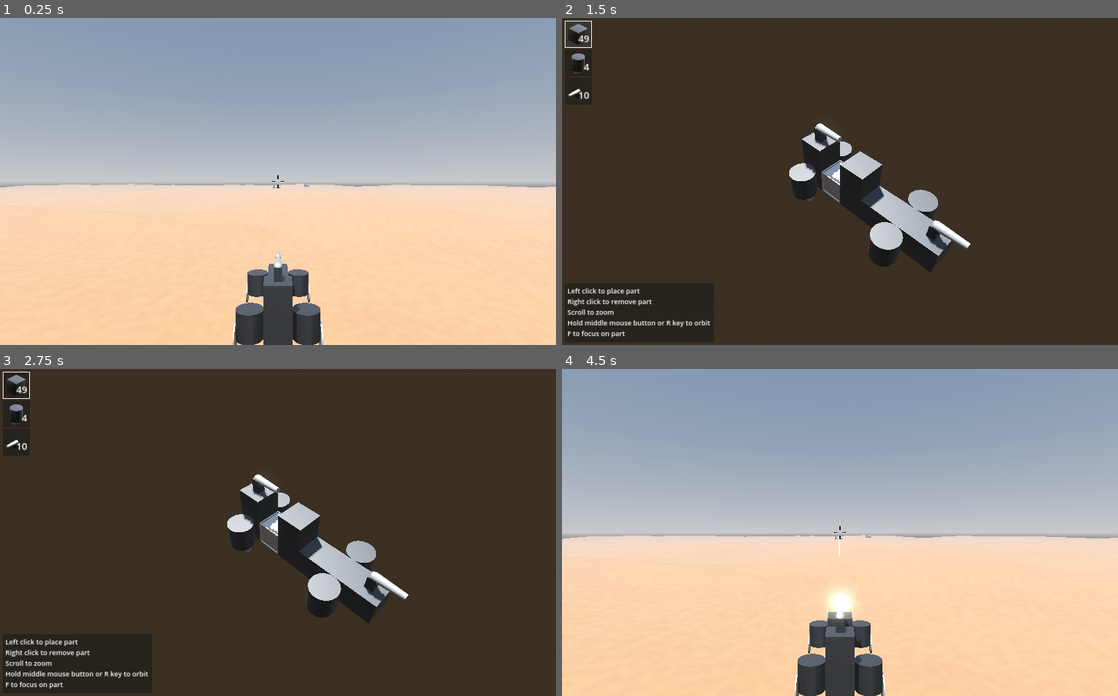
Above: before the commit, frames 1-4 (two rows, left to right).
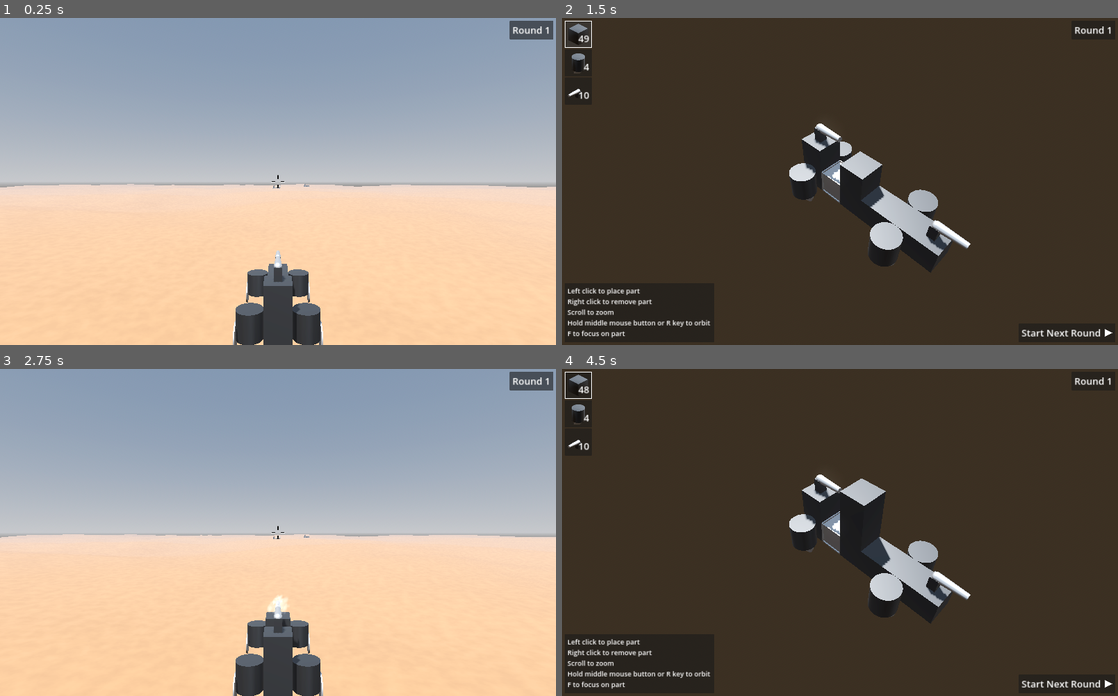
Above: after the commit, the same moments.

Repository: mcjohnalds/metal-skirmish
Game: Godot game, scene res://scenes/main.tscn
Same seed, same stepped clock (60 frames per second), same inputs: the game is played once before the commit and once after it.
Inputs (mouse positions are in pixels of both pictures, inside the frame that each line leads up to):
- Up to frame 1 (0.25 s): no input
- Up to frame 2 (1.5 s): tap Enter at 0.5 s; move the mouse to (867, 181) at 0.52 s; hold W (move_forward) 0.53-1.25 s; hold Tab (switch_scene) 0.53-1.25 s; click (867, 181) at 0.67 s; click (578, 34) at 1.25 s
- Up to frame 3 (2.75 s): click (505, 682) at 2.02 s
- Up to frame 4 (4.5 s): tap Enter at 2.75, 3.5, 4.25 s; move the mouse to (728, 548) at 2.77 s; hold S (move_backward) 2.78-3.53 s; tap R (orbit) at 2.85 s; click (728, 548) at 2.92 s; tap Tab (switch_scene) at 3.05, 3.8, 4.35 s; move the mouse to (851, 525) at 3.52 s; hold F (recenter) 3.53-4.28 s; hold W (move_forward) from 3.53 s (still down); click (851, 525) at 3.67 s; move the mouse to (812, 597) at 4.27 s; click (812, 597) at 4.42 s

The runs differ from the first frame. In frame 1, 0.4% of the frame differs, in the area x 91-100%, y 0-7%; in frame 2, 0.3%; in frame 3, 99%; in frame 4, 99%, in the area x 0-100%, y 0-100%.

Commit message:
game loop

Diff:
--- a/misc/theme.tres
+++ b/misc/theme.tres
@@ -1,13 +1,21 @@
 [gd_resource type="Theme" format=3 uid="uid://7ocngskwpd65"]
 
 [resource]
+BodyLarge/base_type = &"Label"
+BodyLarge/font_sizes/font_size = 42
 BodyMedium/base_type = &"Label"
 BodyMedium/font_sizes/font_size = 35
 BodySmall/base_type = &"Label"
 BodySmall/font_sizes/font_size = 25
+Button/font_sizes/font_size = 30
 Label/colors/font_color = Color(1, 1, 1, 1)
 MarginMedium/base_type = &"MarginContainer"
 MarginMedium/constants/margin_bottom = 10
 MarginMedium/constants/margin_left = 10
 MarginMedium/constants/margin_right = 10
 MarginMedium/constants/margin_top = 10
+MarginSmall/base_type = &"MarginContainer"
+MarginSmall/constants/margin_bottom = 5
+MarginSmall/constants/margin_left = 5
+MarginSmall/constants/margin_right = 5
+MarginSmall/constants/margin_top = 0
--- a/scenes/arena.tscn
+++ b/scenes/arena.tscn
@@ -13,6 +13,8 @@
 [ext_resource type="Texture2D" uid="uid://bbtqr2hm207xu" path="res://textures/terrain_height_map.tres" id="11_y56ws"]
 [ext_resource type="Texture2D" uid="uid://7cgcov13neb2" path="res://textures/terrain_normal_map.tres" id="12_xpnd7"]
 [ext_resource type="Texture2D" uid="uid://btykjkru56eb8" path="res://textures/crosshair.svg" id="13_cprpm"]
+[ext_resource type="PackedScene" uid="uid://270hj1ge6dxn" path="res://scenes/round_counter.tscn" id="14_ar3fi"]
+[ext_resource type="PackedScene" uid="uid://dumuf1e8lfu48" path="res://scenes/next_button.tscn" id="15_tpeo3"]
 
 [sub_resource type="SphereShape3D" id="SphereShape3D_agf0a"]
 radius = 7.375
@@ -51,7 +53,7 @@
 
 [node name="Environment" parent="." instance=ExtResource("2_lr0bs")]
 
-[node name="Enemy1" type="RigidBody3D" parent="."]
+[node name="Enemy1" type="RigidBody3D" parent="." groups=["vehicles"]]
 transform = Transform3D(0.453571, 0, -0.89122, 0, 1, 0, 0.89122, 0, 0.453571, 14.7995, 10.831, -27.4631)
 collision_mask = 3
 mass = 1000.0
@@ -105,7 +107,7 @@
 transform = Transform3D(1, 0, -5.06299e-09, 0, 1, 0, -7.43555e-09, 0, 1, 0, 0, 5.76094)
 shape = SubResource("SphereShape3D_agf0a")
 
-[node name="Enemy2" type="RigidBody3D" parent="."]
+[node name="Enemy2" type="RigidBody3D" parent="." groups=["vehicles"]]
 transform = Transform3D(0.453571, 0, -0.89122, 0, 1, 0, 0.89122, 0, 0.453571, -17.8738, 10.831, 59.0842)
 collision_mask = 3
 mass = 1000.0
@@ -187,6 +189,8 @@
 grow_vertical = 2
 scale = Vector2(0.5, 0.5)
 pivot_offset = Vector2(50, 50)
+size_flags_horizontal = 4
+size_flags_vertical = 4
 texture = ExtResource("13_cprpm")
 expand_mode = 1
 
@@ -198,3 +202,93 @@
 
 [node name="PlayerSpawnPoint" type="Node3D" parent="."]
 transform = Transform3D(1, 0, 0, 0, 1, 0, 0, 0, 1, 12.0501, 10.831, -241.678)
+
+[node name="RoundCompleteControl" type="PanelContainer" parent="."]
+visible = false
+anchors_preset = 8
+anchor_left = 0.5
+anchor_top = 0.5
+anchor_right = 0.5
+anchor_bottom = 0.5
+offset_left = -89.0
+offset_top = -162.5
+offset_right = 89.0
+offset_bottom = -93.5
+grow_horizontal = 2
+grow_vertical = 2
+
+[node name="MarginContainer" type="MarginContainer" parent="RoundCompleteControl"]
+layout_mode = 2
+size_flags_horizontal = 4
+size_flags_vertical = 4
+theme_type_variation = &"MarginMedium"
+
+[node name="Label" type="Label" parent="RoundCompleteControl/MarginContainer"]
+layout_mode = 2
+theme_type_variation = &"BodyLarge"
+text = "Round Complete"
+horizontal_alignment = 2
+
+[node name="MarginContainer" type="MarginContainer" parent="."]
+anchors_preset = 15
+anchor_right = 1.0
+anchor_bottom = 1.0
+grow_horizontal = 2
+grow_vertical = 2
+theme_type_variation = &"MarginMedium"
+
+[node name="RoundCounter" parent="MarginContainer" instance=ExtResource("14_ar3fi")]
+layout_mode = 2
+size_flags_horizontal = 8
+size_flags_vertical = 0
+
+[node name="GameOverControl" type="Panel" parent="."]
+visible = false
+anchors_preset = 8
+anchor_left = 0.5
+anchor_top = 0.5
+anchor_right = 0.5
+anchor_bottom = 0.5
+offset_left = -173.0
+offset_top = -115.0
+offset_right = 173.0
+offset_bottom = 115.0
+grow_horizontal = 2
+grow_vertical = 2
+
+[node name="Label" type="Label" parent="GameOverControl"]
+layout_mode = 1
+anchors_preset = 5
+anchor_left = 0.5
+anchor_right = 0.5
+offset_left = -113.5
+offset_top = 32.0
+offset_right = 113.5
+offset_bottom = 90.0
+grow_horizontal = 2
+size_flags_vertical = 1
+theme_type_variation = &"BodyLarge"
+text = "Game Over"
+horizontal_alignment = 1
+vertical_alignment = 1
+
+[node name="NextRoundButton" parent="GameOverControl" instance=ExtResource("15_tpeo3")]
+layout_mode = 1
+anchors_preset = 7
+anchor_left = 0.5
+anchor_top = 1.0
+anchor_right = 0.5
+anchor_bottom = 1.0
+offset_left = -92.0
+offset_top = -101.0
+offset_right = 93.0
+offset_bottom = -32.0
+grow_horizontal = 2
+grow_vertical = 0
+size_flags_horizontal = 0
+size_flags_vertical = 0
+
+[node name="Label" parent="GameOverControl/NextRoundButton/MarginContainer/HBoxContainer" index="0"]
+text = "Restart"
+
+[editable path="GameOverControl/NextRoundButton"]
--- a/scenes/garage.tscn
+++ b/scenes/garage.tscn
@@ -8,6 +8,8 @@
 [ext_resource type="PackedScene" uid="uid://dhjl4ne7kf1gk" path="res://scenes/wheel_part.tscn" id="6_fa7mk"]
 [ext_resource type="PackedScene" uid="uid://4fui5v13ebcj" path="res://scenes/gun_part.tscn" id="7_5kapl"]
 [ext_resource type="PackedScene" uid="uid://dpxap1qdqn84w" path="res://scenes/block_face_indicator.tscn" id="8_anrx1"]
+[ext_resource type="PackedScene" uid="uid://270hj1ge6dxn" path="res://scenes/round_counter.tscn" id="9_eo1ru"]
+[ext_resource type="PackedScene" uid="uid://dumuf1e8lfu48" path="res://scenes/next_button.tscn" id="10_cw7mr"]
 
 [node name="Garage" type="Node3D"]
 script = ExtResource("1_ymf2g")
@@ -23,9 +25,10 @@
 [node name="BlockFaceIndicator" parent="." instance=ExtResource("8_anrx1")]
 
 [node name="MarginContainer" type="MarginContainer" parent="."]
-anchors_preset = 9
+anchors_preset = 15
+anchor_right = 1.0
 anchor_bottom = 1.0
-offset_right = 249.0
+grow_horizontal = 2
 grow_vertical = 2
 theme_type_variation = &"MarginMedium"
 
@@ -78,6 +81,18 @@
 F to focus on part"
 vertical_alignment = 2
 
+[node name="RoundCounter" parent="MarginContainer" instance=ExtResource("9_eo1ru")]
+layout_mode = 2
+size_flags_horizontal = 8
+size_flags_vertical = 0
+
+[node name="NextRoundButton" parent="MarginContainer" instance=ExtResource("10_cw7mr")]
+layout_mode = 2
+
+[node name="Label" parent="MarginContainer/NextRoundButton/MarginContainer/HBoxContainer" index="0"]
+text = "Start Next Round"
+
 [editable path="MarginContainer/VBoxContainer/ArmorPartButton"]
 [editable path="MarginContainer/VBoxContainer/WheelPartButton"]
 [editable path="MarginContainer/VBoxContainer/GunPartButton"]
+[editable path="MarginContainer/NextRoundButton"]
--- /dev/null
+++ b/scenes/next_button.tscn
@@ -0,0 +1,37 @@
+[gd_scene load_steps=2 format=3 uid="uid://dumuf1e8lfu48"]
+
+[ext_resource type="Texture2D" uid="uid://bqs7oeib4gnou" path="res://textures/triangle_right_icon.png" id="1_dbqhm"]
+
+[node name="NextRoundButton" type="MarginContainer"]
+size_flags_horizontal = 8
+size_flags_vertical = 8
+
+[node name="Button" type="Button" parent="."]
+layout_mode = 2
+
+[node name="MarginContainer" type="MarginContainer" parent="."]
+layout_mode = 2
+mouse_filter = 2
+theme_type_variation = &"MarginMedium"
+
+[node name="HBoxContainer" type="HBoxContainer" parent="MarginContainer"]
+layout_mode = 2
+mouse_filter = 2
+
+[node name="Label" type="Label" parent="MarginContainer/HBoxContainer"]
+layout_mode = 2
+theme_type_variation = &"BodyMedium"
+text = "Next Foo"
+
+[node name="MarginContainer" type="MarginContainer" parent="MarginContainer/HBoxContainer"]
+layout_mode = 2
+mouse_filter = 2
+theme_override_constants/margin_left = 10
+theme_override_constants/margin_top = 10
+theme_override_constants/margin_bottom = 10
+
+[node name="TextureRect" type="TextureRect" parent="MarginContainer/HBoxContainer/MarginContainer"]
+layout_mode = 2
+mouse_filter = 2
+texture = ExtResource("1_dbqhm")
+expand_mode = 3
--- /dev/null
+++ b/scenes/round_counter.tscn
@@ -0,0 +1,22 @@
+[gd_scene load_steps=2 format=3 uid="uid://270hj1ge6dxn"]
+
+[ext_resource type="Script" path="res://scripts/round_counter.gd" id="1_a8j46"]
+
+[node name="RoundCounter" type="PanelContainer"]
+anchors_preset = 1
+anchor_left = 1.0
+anchor_right = 1.0
+offset_left = -40.0
+offset_bottom = 40.0
+grow_horizontal = 0
+script = ExtResource("1_a8j46")
+
+[node name="MarginContainer" type="MarginContainer" parent="."]
+layout_mode = 2
+theme_type_variation = &"MarginMedium"
+
+[node name="Label" type="Label" parent="MarginContainer"]
+layout_mode = 2
+theme_type_variation = &"BodyMedium"
+text = "Round 13"
+horizontal_alignment = 2
--- a/scenes/vehicle_base.tscn
+++ b/scenes/vehicle_base.tscn
@@ -2,7 +2,7 @@
 
 [ext_resource type="Script" path="res://scripts/vehicle.gd" id="1_6oti5"]
 
-[node name="VehicleBase" type="RigidBody3D"]
+[node name="VehicleBase" type="RigidBody3D" groups=["vehicles"]]
 collision_mask = 3
 mass = 1000.0
 center_of_mass_mode = 1
--- a/scenes/vehicle_small.tscn
+++ b/scenes/vehicle_small.tscn
@@ -6,7 +6,7 @@
 [ext_resource type="PackedScene" uid="uid://dhjl4ne7kf1gk" path="res://scenes/wheel_part.tscn" id="4_uhlc6"]
 [ext_resource type="PackedScene" uid="uid://4fui5v13ebcj" path="res://scenes/gun_part.tscn" id="5_jxakr"]
 
-[node name="VehicleSmall" type="RigidBody3D"]
+[node name="VehicleSmall" type="RigidBody3D" groups=["vehicles"]]
 collision_mask = 3
 mass = 1000.0
 center_of_mass_mode = 1
--- a/scripts/arena.gd
+++ b/scripts/arena.gd
@@ -1,9 +1,16 @@
 class_name Arena
 extends Node3D
 
+signal round_complete
+
 @onready var player_spawn_point: Node3D = $PlayerSpawnPoint
 @onready var aim_debug_sphere: MeshInstance3D = $AimDebugSphere
+@onready var round_counter: RoundCounter = $MarginContainer/RoundCounter
+@onready var round_complete_control: Control = $RoundCompleteControl
 @onready var ground: Ground = $Ground
+@onready var crosshair: Control = $Crosshair
+@onready var game_over_control: Control = $GameOverControl
+@onready var restart_button: Button = $GameOverControl/NextRoundButton/Button
 var player: Vehicle
 
 
@@ -13,7 +20,29 @@
 		min_y = minf(min_y, c.position.y)
 	player.position = player_spawn_point.position - Vector3.UP * min_y
 	add_child(player)
+	round_counter.label.text = "Round %s" % g.round_number
+	for vehicle: Vehicle in get_tree().get_nodes_in_group("vehicles"):
+		vehicle.destroyed.connect(on_vehicle_destroyed)
+	restart_button.button_down.connect(on_restart_button_down)
 
 
 func _process(_delta: float) -> void:
 	g.arena.aim_debug_sphere.global_position = g.camera_pivot.aim.get_collision_point()
+
+
+func on_vehicle_destroyed(is_player: bool) -> void:
+	if is_player:
+		game_over_control.visible = true
+		crosshair.visible = false
+		Input.mouse_mode = Input.MOUSE_MODE_VISIBLE
+		g.camera_pivot.process_mode = Node.PROCESS_MODE_DISABLED
+		return
+	if get_tree().get_nodes_in_group("vehicles").size() == 2:
+		g.round_number += 1
+		round_complete_control.visible = true
+		await get_tree().create_timer(3.0).timeout
+		round_complete.emit()
+
+
+func on_restart_button_down() -> void:
+	get_tree().reload_current_scene()
--- a/scripts/garage.gd
+++ b/scripts/garage.gd
@@ -1,5 +1,7 @@
 class_name Garage
 extends Node3D
+
+signal next_round
 
 const armor_part_scene: PackedScene = preload("res://scenes/armor_part.tscn")
 const wheel_part_scene: PackedScene = preload("res://scenes/wheel_part.tscn")
@@ -16,6 +18,8 @@
 	$MarginContainer/VBoxContainer/GunPartButton
 )
 @onready var block_face_indicator: Node3D = $BlockFaceIndicator
+@onready var round_counter: RoundCounter = $MarginContainer/RoundCounter
+@onready var next_round_button: Button = $MarginContainer/NextRoundButton/Button
 var selected_button: PartButton
 
 
@@ -23,8 +27,10 @@
 	armor_part_button.button.button_down.connect(on_armor_button_down)
 	wheel_part_button.button.button_down.connect(on_wheel_button_down)
 	gun_part_button.button.button_down.connect(on_gun_button_down)
+	next_round_button.button_down.connect(on_next_round_button_down)
 	on_armor_button_down()
 	update_labels()
+	round_counter.label.text = "Round %s" % g.round_number
 
 
 func _process(_delta: float) -> void:
@@ -185,3 +191,7 @@
 		if p1 == p2:
 			return part
 	return null
+
+
+func on_next_round_button_down() -> void:
+	next_round.emit()
--- a/scripts/global.gd
+++ b/scripts/global.gd
@@ -10,6 +10,7 @@
 var armor_part_inventory := 50
 var wheel_part_inventory := 4
 var gun_part_inventory := 10
+var round_number := 1
 
 
 var arena: Arena:
--- a/scripts/main.gd
+++ b/scripts/main.gd
@@ -15,6 +15,10 @@
 
 func _unhandled_input(event: InputEvent) -> void:
 	if event.is_action_pressed("switch_scene"):
+		switch_scene()
+
+
+func switch_scene() -> void:
 		if transitioning:
 			return
 		transitioning = true
@@ -46,6 +50,7 @@
 	arena.player = player
 	Input.mouse_mode = Input.MOUSE_MODE_CAPTURED
 	add_child(arena)
+	arena.round_complete.connect(switch_scene)
 
 
 func go_to_garage() -> void:
@@ -62,3 +67,4 @@
 		garage.add_part(part)
 	g.camera_pivot.view_pitch = TAU / 8.0
 	g.camera_pivot.view_yaw = 3.0 * TAU / 8.0
+	garage.next_round.connect(switch_scene)
--- /dev/null
+++ b/scripts/round_counter.gd
@@ -0,0 +1,4 @@
+class_name RoundCounter
+extends Control
+
+@onready var label: Label = $MarginContainer/Label
--- a/scripts/vehicle.gd
+++ b/scripts/vehicle.gd
@@ -1,5 +1,7 @@
 class_name Vehicle
 extends RigidBody3D
+
+signal destroyed(is_player: bool)
 
 const ENEMY_SHOOTING_ENABLED := true
 const ENEMY_INACCURACY := 0.1
@@ -328,6 +330,7 @@
 				giblet.mesh.material_override = p_frame.mesh.material_override
 			if vehicle.is_player:
 				g.camera_pivot.reparent(get_parent())
+			destroyed.emit(vehicle.is_player)
 		else:
 			vehicle.shape_owner_set_disabled(shape_index, true)
 
--- /dev/null
+++ b/textures/triangle_right_icon.svg
@@ -0,0 +1,49 @@
+<?xml version="1.0" encoding="UTF-8" standalone="no"?>
+<!-- Created with Inkscape (http://www.inkscape.org/) -->
+
+<svg
+   width="100"
+   height="100"
+   viewBox="0 0 26.458332 26.458333"
+   version="1.1"
+   id="svg1"
+   inkscape:version="1.3.2 (091e20e, 2023-11-25)"
+   sodipodi:docname="triangle_right_icon.svg"
+   inkscape:export-filename="triangle_right_icon.png"
+   inkscape:export-xdpi="96"
+   inkscape:export-ydpi="96"
+   xmlns:inkscape="http://www.inkscape.org/namespaces/inkscape"
+   xmlns:sodipodi="http://sodipodi.sourceforge.net/DTD/sodipodi-0.dtd"
+   xmlns="http://www.w3.org/2000/svg"
+   xmlns:svg="http://www.w3.org/2000/svg">
+  <sodipodi:namedview
+     id="namedview1"
+     pagecolor="#000000"
+     bordercolor="#000000"
+     borderopacity="0.25"
+     inkscape:showpageshadow="2"
+     inkscape:pageopacity="0.0"
+     inkscape:pagecheckerboard="0"
+     inkscape:deskcolor="#d1d1d1"
+     inkscape:document-units="mm"
+     inkscape:zoom="1.6819304"
+     inkscape:cx="17.53937"
+     inkscape:cy="70.15748"
+     inkscape:window-width="1440"
+     inkscape:window-height="847"
+     inkscape:window-x="0"
+     inkscape:window-y="25"
+     inkscape:window-maximized="1"
+     inkscape:current-layer="layer1" />
+  <defs
+     id="defs1" />
+  <g
+     inkscape:label="Layer 1"
+     inkscape:groupmode="layer"
+     id="layer1">
+    <path
+       style="fill:#ffffff;stroke:none;stroke-width:0.639;fill-opacity:1"
+       d="M 0,0 26.458333,13.229167 0,26.458333 Z"
+       id="path1" />
+  </g>
+</svg>
Not shown, changed: misc/todo.txt
Not shown: 1 places in scenes/arena.tscn that only renumber resources
Not shown: 1 places in scenes/garage.tscn that only renumber resources
Binary file added: textures/triangle_right_icon.png
Not shown, added: textures/triangle_right_icon.png.import
Not shown, added: textures/triangle_right_icon.svg.import
